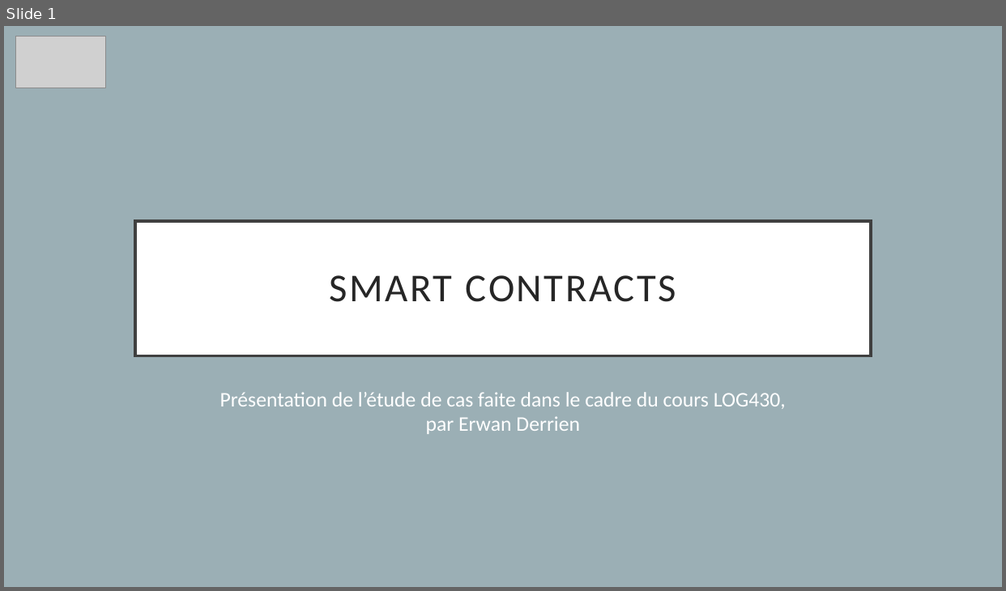
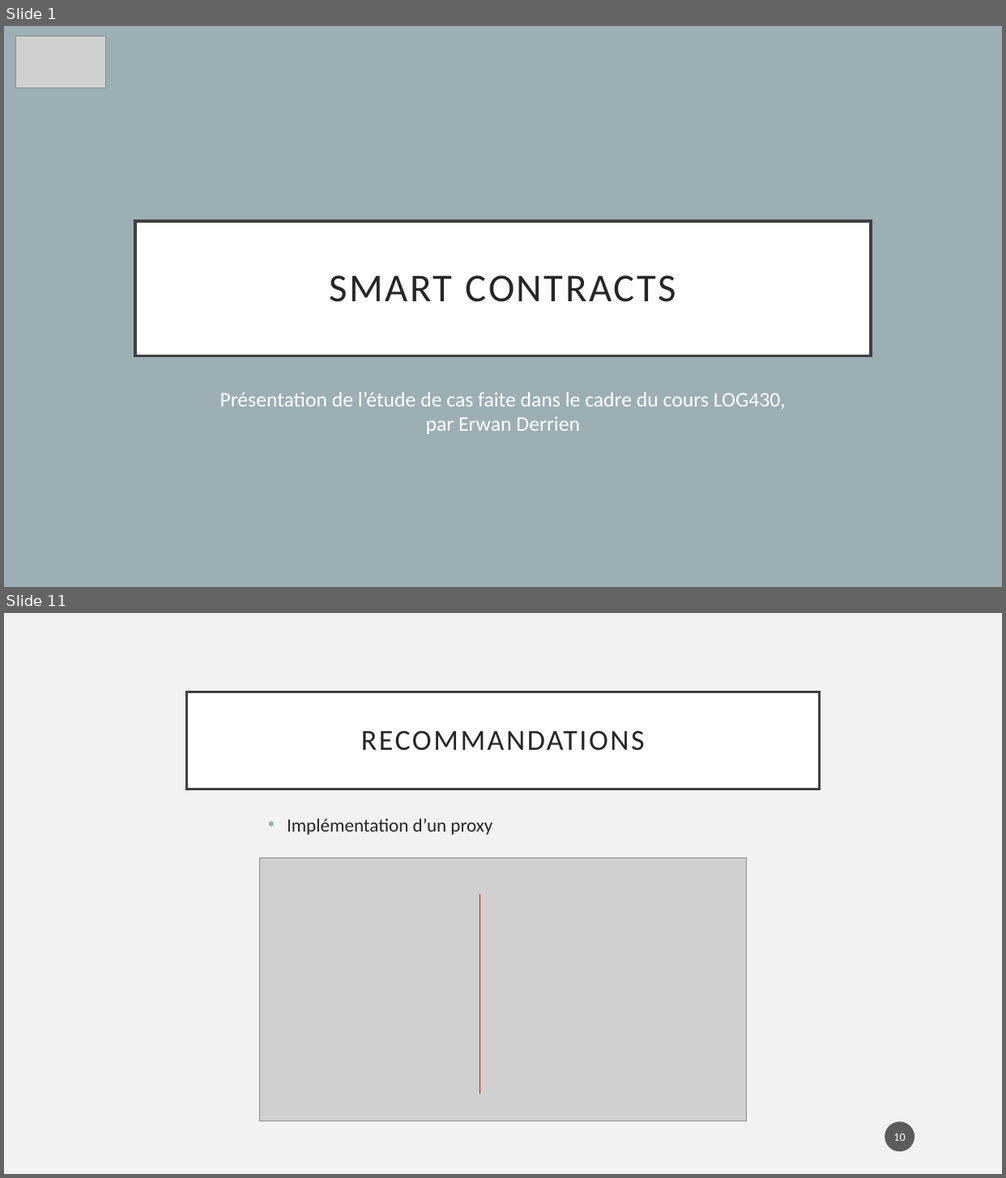
Before and after one commit to ErwanDerrien/EtudeDeCas, a slide deck: Presentation/PresentationEtudeDeCas.pptx. Shown one above the other, each under a label of ours: slide 1 before the commit, slides 1 and 11 after it; the slides between them are not shown. The pictures are 1006x591 and 1006x1178 pixels, drawn with LibreOffice and Linux fonts; fonts in the diff are those of the drawing; grey boxes stand for pictures. Boxes give left, top, right and bottom in pixels: in the first picture for what was removed or moved away, otherwise in the second. Text is boxed around its words. In the diff, an @@ line names an element or a change of style, - is before the commit and + after.

```diff
--- a/Presentation/PresentationEtudeDeCas.pptx
+++ b/Presentation/PresentationEtudeDeCas.pptx
@@ slide 11 added at <box>4,613,1002,1174</box>, background #F2F2F2 @@
@@ title added at <box>187,692,819,789</box>, fill #FFFFFF, outline #404040 2.5 pt, 28 pt, text #262626 @@
+RECOMMANDATIONS
@@ text added at <box>287,819,492,835</box>, 18 pt, text #262626 @@
+• Implémentation d’un proxy
@@ picture added at <box>259,858,747,1122</box> @@
@@ line added from (480, 1094) to (480, 894), #FF0000 0.5 pt @@
@@ page number added at <box>885,1122,915,1152</box>, fill #1D1D1D at 70% opacity, 11 pt, text #FFFFFF @@
+10
```
Also in this commit, not shown: 1 slide changed, 9 other slides added, 2 slides removed, 1 other file.
